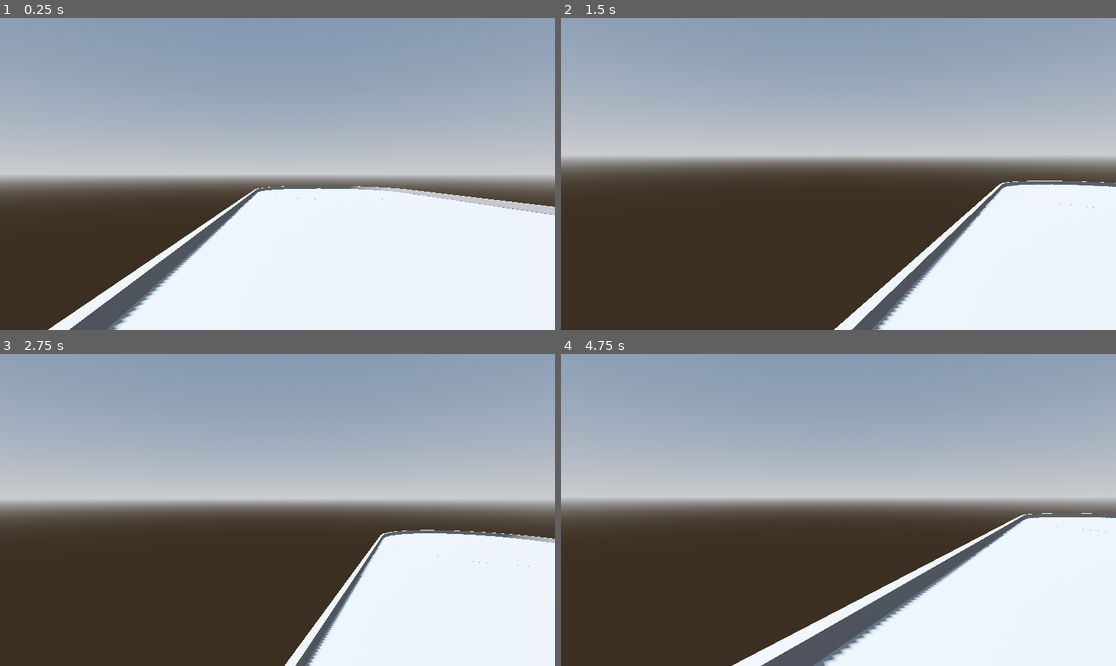
Above: before the commit, frames 1-4 (two rows, left to right).
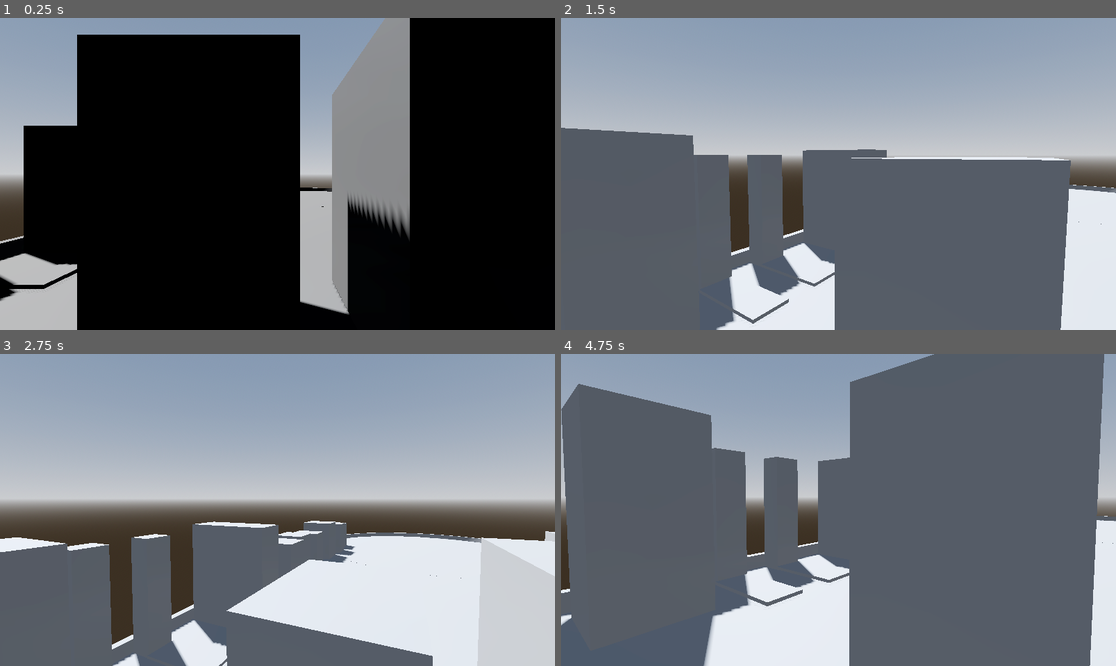
Above: after the commit, the same moments.

Repository: filloso/aps112
Game: Godot game, scene res://scenes/upper_gym.tscn
The game is run twice, just before and just after one commit, with the same random seed, the same clock (stepped at 60 frames per second) and the same inputs. This scene is started directly instead of the project's main scene.
Inputs (mouse positions are in pixels of both pictures, inside the frame that each line leads up to):
- Up to frame 1 (0.25 s): no input
- Up to frame 2 (1.5 s): tap Enter (ui_accept) at 0.5, 0.77 s; move the mouse to (960, 158) at 0.52 s; hold Right (ui_right) 0.53-1.28 s; tap Shift (sprint) at 0.6, 1.35 s; click (960, 158) at 0.67 s; move the mouse to (810, 174) at 1.27 s; hold Up (ui_up) from 1.28 s (still down)
- Up to frame 3 (2.75 s): keep holding Up (ui_up); tap Enter (ui_accept) at 1.52, 2 s; move the mouse to (288, 503) at 2.02 s; tap Shift (sprint) at 2.1 s
- Up to frame 4 (4.75 s): keep holding Up (ui_up); move the mouse to (832, 516) at 2.77 s; tap Shift (sprint) at 2.85, 3.6, 4.35 s; click (832, 516) at 2.92 s; tap Enter (ui_accept) at 3.02, 3.5, 3.77, 4.52 s; move the mouse to (877, 513) at 3.52 s; move the mouse to (794, 506) at 4.27 s

The runs differ from the first frame. In frame 1, 87% of the frame differs, in the area x 0-100%, y 0-100%; in frame 2, 49%; in frame 3, 31%; in frame 4, 78%.

Commit message:
Update upper_gym.tscn

Diff:
--- a/scenes/upper_gym.tscn
+++ b/scenes/upper_gym.tscn
@@ -1,8 +1,9 @@
-[gd_scene load_steps=7 format=3 uid="uid://yngltng6lfg4"]
+[gd_scene load_steps=10 format=3 uid="uid://yngltng6lfg4"]
 
 [ext_resource type="PackedScene" uid="uid://bs72ogkvdd7d6" path="res://addons/proto_controller/proto_controller.tscn" id="1_hav21"]
 [ext_resource type="PackedScene" uid="uid://dcg38qlvi56h1" path="res://scenes/weightRoomTeleporter.tscn" id="2_5ur10"]
 [ext_resource type="PackedScene" uid="uid://bpw88aac1h5en" path="res://scenes/corridorTeleporter.tscn" id="3_1kr7m"]
+[ext_resource type="PackedScene" uid="uid://dxpk8fwu246af" path="res://machines/upper_gym_machines/concept_2_rowing_machines.tscn" id="4_5ur10"]
 
 [sub_resource type="ProceduralSkyMaterial" id="ProceduralSkyMaterial_g5lea"]
 sky_horizon_color = Color(0.662243, 0.671743, 0.686743, 1)
@@ -17,7 +18,40 @@
 tonemap_mode = 2
 glow_enabled = true
 
+[sub_resource type="StandardMaterial3D" id="StandardMaterial3D_hav21"]
+albedo_color = Color(0.219608, 0.419608, 1, 1)
+
+[sub_resource type="StandardMaterial3D" id="StandardMaterial3D_5ur10"]
+metallic = 1.0
+roughness = 0.0
+
 [node name="Node3D" type="Node3D"]
+
+[node name="basics" type="Node3D" parent="."]
+
+[node name="DirectionalLight3D" type="DirectionalLight3D" parent="basics"]
+transform = Transform3D(-0.866024, -0.433016, 0.250001, 0, 0.499998, 0.866026, -0.500003, 0.749999, -0.43301, 0, 0, 0)
+shadow_enabled = true
+
+[node name="WorldEnvironment" type="WorldEnvironment" parent="basics"]
+environment = SubResource("Environment_5rvcq")
+
+[node name="ProtoController" parent="basics" instance=ExtResource("1_hav21")]
+transform = Transform3D(-4.37114e-08, 0, -1, 0, 1, 0, 1, 0, -4.37114e-08, -6.3941, 0.078113, -0.940936)
+
+[node name="ReflectionProbe" type="ReflectionProbe" parent="basics"]
+transform = Transform3D(1, 0, 0, 0, 1, 0, 0, 0, 1, 2.78422, 3.18416, -0.012764)
+size = Vector3(28.7417, 8.8761, 13.286)
+box_projection = true
+
+[node name="teleporters" type="Node3D" parent="."]
+transform = Transform3D(-4.37114e-08, 0, -1, 0, 1, 0, 1, 0, -4.37114e-08, -8.26676, 0, -2.65686)
+
+[node name="weightRoomTeleporter" parent="teleporters" instance=ExtResource("2_5ur10")]
+transform = Transform3D(-4.37114e-08, 0, 1, 0, 1, 0, -1, 0, -4.37114e-08, 0.26877, 1.03096, 6.41284)
+
+[node name="corridorTeleporter" parent="teleporters" instance=ExtResource("3_1kr7m")]
+transform = Transform3D(-4.37114e-08, 0, 1, 0, 1, 0, -1, 0, -4.37114e-08, 6.2346, 0.612, 6.69894)
 
 [node name="layout" type="CSGCombiner3D" parent="."]
 use_collision = true
@@ -60,7 +94,7 @@
 size = Vector3(0.35, 3.272, 11.31)
 
 [node name="Door" type="CSGBox3D" parent="layout"]
-transform = Transform3D(1, 0, 0, 0, 1, 0, 0, 0, 1, -10.8958, 1.02543, -3.50369)
+transform = Transform3D(1, 0, 0, 0, 1, 0, 0, 0, 1, -10.8958, 1.02543, -2.54989)
 operation = 2
 size = Vector3(0.35, 1.8, 0.8)
 
@@ -71,21 +105,197 @@
 [node name="Floor" type="CSGBox3D" parent="layout"]
 size = Vector3(21.44, 0.25, 11.31)
 
-[node name="DirectionalLight3D" type="DirectionalLight3D" parent="."]
-transform = Transform3D(-0.866023, -0.433016, 0.250001, 0, 0.499998, 0.866027, -0.500003, 0.749999, -0.43301, 0, 0, 0)
-shadow_enabled = true
-
-[node name="WorldEnvironment" type="WorldEnvironment" parent="."]
-environment = SubResource("Environment_5rvcq")
-
-[node name="ProtoController" parent="." instance=ExtResource("1_hav21")]
-transform = Transform3D(-4.37114e-08, 0, -1, 0, 1, 0, 1, 0, -4.37114e-08, -9.66616, 0.078113, -3.95672)
-
-[node name="teleporters" type="Node3D" parent="."]
-transform = Transform3D(-4.37114e-08, 0, -1, 0, 1, 0, 1, 0, -4.37114e-08, -8.26676, 0, -2.65686)
-
-[node name="weightRoomTeleporter" parent="." instance=ExtResource("2_5ur10")]
-transform = Transform3D(1, 0, 0, 0, 1, 0, 0, 0, 1, -14.6796, 1.03096, -2.38809)
-
-[node name="corridorTeleporter" parent="." instance=ExtResource("3_1kr7m")]
-transform = Transform3D(1, 0, 0, 0, 1, 0, 0, 0, 1, -14.9657, 0.612, 3.57774)
+[node name="machines" type="Node3D" parent="."]
+
+[node name="top" type="Node3D" parent="machines"]
+
+[node name="Concept2RowingMachines" parent="machines/top" instance=ExtResource("4_5ur10")]
+transform = Transform3D(-4.37114e-08, 0, -1, 0, 1, 0, 1, 0, -4.37114e-08, -9.9913, 0.227828, -4.22056)
+
+[node name="Concept2RowingMachines2" parent="machines/top" instance=ExtResource("4_5ur10")]
+transform = Transform3D(-4.37114e-08, 0, -1, 0, 1, 0, 1, 0, -4.37114e-08, -8.9299, 0.227828, -4.22056)
+
+[node name="Concept2RowingMachines3" parent="machines/top" instance=ExtResource("4_5ur10")]
+transform = Transform3D(-4.37114e-08, 0, -1, 0, 1, 0, 1, 0, -4.37114e-08, -7.87697, 0.227828, -4.22056)
+
+[node name="Concept2RowingMachines4" parent="machines/top" instance=ExtResource("4_5ur10")]
+transform = Transform3D(-4.37114e-08, 0, -1, 0, 1, 0, 1, 0, -4.37114e-08, -6.81557, 0.227828, -4.22056)
+
+[node name="VersaClimber" type="CSGBox3D" parent="machines/top"]
+transform = Transform3D(1, 0, 0, 0, 1, 0, 0, 0, 1, -5.36082, 1.31877, -4.75552)
+use_collision = true
+size = Vector3(1.16, 2.38, 1.09)
+
+[node name="SkiErg" type="CSGCombiner3D" parent="machines/top"]
+use_collision = true
+
+[node name="SkiErg" type="CSGBox3D" parent="machines/top/SkiErg"]
+transform = Transform3D(1, 0, 0, 0, 1, 0, 0, 0, 1, -4.05711, 1.20644, -5.26341)
+size = Vector3(0.52, 2.15, 0.41)
+
+[node name="FloorStand" type="CSGBox3D" parent="machines/top/SkiErg"]
+transform = Transform3D(1, 0, 0, 0, 1, 0, 0, 0, 1, -4.05919, 0.186717, -4.38578)
+size = Vector3(0.61, 0.05, 1.32)
+
+[node name="SkiErg2" type="CSGCombiner3D" parent="machines/top"]
+transform = Transform3D(1, 0, 0, 0, 1, 0, 0, 0, 1, 1.1809, 0, 0)
+use_collision = true
+
+[node name="SkiErg" type="CSGBox3D" parent="machines/top/SkiErg2"]
+transform = Transform3D(1, 0, 0, 0, 1, 0, 0, 0, 1, -4.05711, 1.20644, -5.26341)
+size = Vector3(0.52, 2.15, 0.41)
+
+[node name="FloorStand" type="CSGBox3D" parent="machines/top/SkiErg2"]
+transform = Transform3D(1, 0, 0, 0, 1, 0, 0, 0, 1, -4.05919, 0.186717, -4.38578)
+size = Vector3(0.61, 0.05, 1.32)
+
+[node name="LatPulldown" type="CSGBox3D" parent="machines/top"]
+transform = Transform3D(1, 0, 0, 0, 1, 0, 0, 0, 1, -1.20441, 1.26032, -4.53243)
+use_collision = true
+size = Vector3(0.762, 2.26, 1.854)
+
+[node name="CompoundRow" type="CSGBox3D" parent="machines/top"]
+transform = Transform3D(1, 0, 0, 0, 1, 0, 0, 0, 1, 0.220853, 0.994497, -4.48602)
+use_collision = true
+size = Vector3(0.89, 1.7, 1.91)
+
+[node name="VTriceps" type="CSGBox3D" parent="machines/top"]
+transform = Transform3D(1, 0, 0, 0, 1, 0, 0, 0, 1, 1.77749, 0.848346, -4.86872)
+use_collision = true
+size = Vector3(1.04, 1.47, 1.23)
+
+[node name="BicepsCurl" type="CSGBox3D" parent="machines/top"]
+transform = Transform3D(1, 0, 0, 0, 1, 0, 0, 0, 1, 3.42125, 0.862264, -4.96428)
+use_collision = true
+size = Vector3(1.143, 1.448, 1.04)
+
+[node name="SeatedDip" type="CSGBox3D" parent="machines/top"]
+transform = Transform3D(-4.37114e-08, 0, -1, 0, 1, 0, 1, 0, -4.37114e-08, 4.96548, 0.817146, -4.89851)
+use_collision = true
+size = Vector3(1.092, 1.372, 0.94)
+
+[node name="LowRow" type="CSGBox3D" parent="machines/top"]
+transform = Transform3D(1, 0, 0, 0, 1, 0, 0, 0, 1, 6.60892, 0.976956, -4.84754)
+use_collision = true
+size = Vector3(1.22, 1.68, 1.27)
+
+[node name="LateralRaise" type="CSGBox3D" parent="machines/top"]
+transform = Transform3D(1, 0, 0, 0, 1, 0, 0, 0, 1, 8.22214, 0.880318, -4.78359)
+use_collision = true
+size = Vector3(0.94, 1.5, 1.4)
+
+[node name="PreacherCurl" type="CSGBox3D" parent="machines/top"]
+transform = Transform3D(1, 0, 0, 0, 1, 0, 0, 0, 1, 9.80906, 0.825403, -4.87701)
+use_collision = true
+size = Vector3(1.04, 1.372, 1.22)
+
+[node name="elliptical" type="Node3D" parent="machines"]
+
+[node name="middle" type="Node3D" parent="machines"]
+
+[node name="Mat" type="CSGBox3D" parent="machines/middle"]
+transform = Transform3D(1, 0, 0, 0, 1, 0, 0, 0, 1, -8.81549, 0.130626, 0.248204)
+size = Vector3(2.94, 0.1, 4.48)
+material = SubResource("StandardMaterial3D_hav21")
+
+[node name="Mirror" type="CSGBox3D" parent="machines/middle"]
+transform = Transform3D(1, 0, 0, 0, 1, 0, 0, 0, 1, -10.7352, 1.83321, 0.223426)
+size = Vector3(0.1, 1.73486, 4.5)
+material = SubResource("StandardMaterial3D_5ur10")
+
+[node name="Bench" type="CSGBox3D" parent="machines/middle"]
+transform = Transform3D(-4.37114e-08, 0, -1, 0, 1, 0, 1, 0, -4.37114e-08, -8.77673, 0.591492, -0.784891)
+use_collision = true
+size = Vector3(0.66, 0.79, 1.27)
+
+[node name="Bench2" type="CSGBox3D" parent="machines/middle"]
+transform = Transform3D(-4.37114e-08, 0, -1, 0, 1, 0, 1, 0, -4.37114e-08, -8.77673, 0.587127, 1.58268)
+use_collision = true
+size = Vector3(0.66, 0.79, 1.27)
+
+[node name="Gravitron" type="CSGBox3D" parent="machines/middle"]
+transform = Transform3D(-4.37114e-08, 0, -1, 0, 1, 0, 1, 0, -4.37114e-08, -4.14964, 1.19321, -1.41343)
+use_collision = true
+size = Vector3(1.168, 2.13, 1.65)
+
+[node name="MarpoVMX" type="CSGBox3D" parent="machines/middle"]
+transform = Transform3D(-4.37114e-08, 0, -1, 0, 1, 0, 1, 0, -4.37114e-08, -3.88591, 1.34925, 0.278142)
+use_collision = true
+size = Vector3(1.01, 2.44, 2.08)
+
+[node name="HipAndGlute" type="CSGBox3D" parent="machines/middle"]
+transform = Transform3D(1, 0, 0, 0, 1, 0, 0, 0, 1, -4.06269, 1.04867, 1.90322)
+use_collision = true
+size = Vector3(1.65, 1.83, 0.99)
+
+[node name="bottom" type="Node3D" parent="machines"]
+
+[node name="CurvedTreadmill" type="CSGBox3D" parent="machines/bottom"]
+transform = Transform3D(1, 0, 0, 0, 1, 0, 0, 0, 1, -8.87598, 0.939341, 4.66788)
+use_collision = true
+size = Vector3(0.97, 1.65, 1.66)
+
+[node name="CurvedTreadmill2" type="CSGBox3D" parent="machines/bottom"]
+transform = Transform3D(1, 0, 0, 0, 1, 0, 0, 0, 1, -7.36622, 0.939341, 4.66788)
+use_collision = true
+size = Vector3(0.97, 1.65, 1.66)
+
+[node name="WoodwayTreadmill" type="CSGBox3D" parent="machines/bottom"]
+transform = Transform3D(1, 0, 0, 0, 1, 0, 0, 0, 1, -5.73844, 0.968473, 4.54597)
+use_collision = true
+size = Vector3(1.22, 1.73, 1.93)
+
+[node name="WoodwayTreadmill2" type="CSGBox3D" parent="machines/bottom"]
+transform = Transform3D(1, 0, 0, 0, 1, 0, 0, 0, 1, -4.00903, 0.968473, 4.54597)
+use_collision = true
+size = Vector3(1.22, 1.73, 1.93)
+
+[node name="WoodwayTreadmill3" type="CSGBox3D" parent="machines/bottom"]
+transform = Transform3D(1, 0, 0, 0, 1, 0, 0, 0, 1, -2.26931, 0.968473, 4.54597)
+use_collision = true
+size = Vector3(1.22, 1.73, 1.93)
+
+[node name="NordicTrackTreadmill" type="CSGBox3D" parent="machines/bottom"]
+transform = Transform3D(1, 0, 0, 0, 1, 0, 0, 0, 1, -0.657376, 0.897192, 4.50572)
+use_collision = true
+size = Vector3(0.94, 1.52, 1.956)
+
+[node name="NordicTrackTreadmill2" type="CSGBox3D" parent="machines/bottom"]
+transform = Transform3D(1, 0, 0, 0, 1, 0, 0, 0, 1, 0.811579, 0.897192, 4.50572)
+use_collision = true
+size = Vector3(0.94, 1.52, 1.956)
+
+[node name="Elliptical" type="CSGBox3D" parent="machines/bottom"]
+transform = Transform3D(1, 0, 0, 0, 1, 0, 0, 0, 1, 2.14958, 0.809086, 4.66719)
+use_collision = true
+size = Vector3(0.686, 1.346, 1.65)
+
+[node name="Elliptical2" type="CSGBox3D" parent="machines/bottom"]
+transform = Transform3D(1, 0, 0, 0, 1, 0, 0, 0, 1, 3.35975, 0.809086, 4.66719)
+use_collision = true
+size = Vector3(0.686, 1.346, 1.65)
+
+[node name="Elliptical3" type="CSGBox3D" parent="machines/bottom"]
+transform = Transform3D(1, 0, 0, 0, 1, 0, 0, 0, 1, 4.56855, 0.709086, 4.66719)
+use_collision = true
+size = Vector3(0.686, 1.346, 1.65)
+
+[node name="Elliptical4" type="CSGBox3D" parent="machines/bottom"]
+transform = Transform3D(1, 0, 0, 0, 1, 0, 0, 0, 1, 5.77871, 0.709086, 4.66719)
+use_collision = true
+size = Vector3(0.686, 1.346, 1.65)
+
+[node name="Bike" type="CSGBox3D" parent="machines/bottom"]
+transform = Transform3D(-4.37114e-08, 0, 1, 0, 1, 0, -1, 0, -4.37114e-08, 7.15595, 0.920948, 4.71083)
+use_collision = true
+size = Vector3(1.55, 1.57, 0.97)
+
+[node name="IsoTrack" type="CSGBox3D" parent="machines/bottom"]
+transform = Transform3D(1, 0, 0, 0, 1, 0, 0, 0, 1, 8.86454, 0.558568, 4.66344)
+use_collision = true
+size = Vector3(1.27, 0.813, 1.65)
+
+[node name="measuring" type="CSGBox3D" parent="machines"]
+transform = Transform3D(1, 0, 0, 0, 1, 0, 0, 0, 1, -4.20578, 0.670847, 1.10868)
+visible = false
+size = Vector3(2.31, 1, 0.61)
